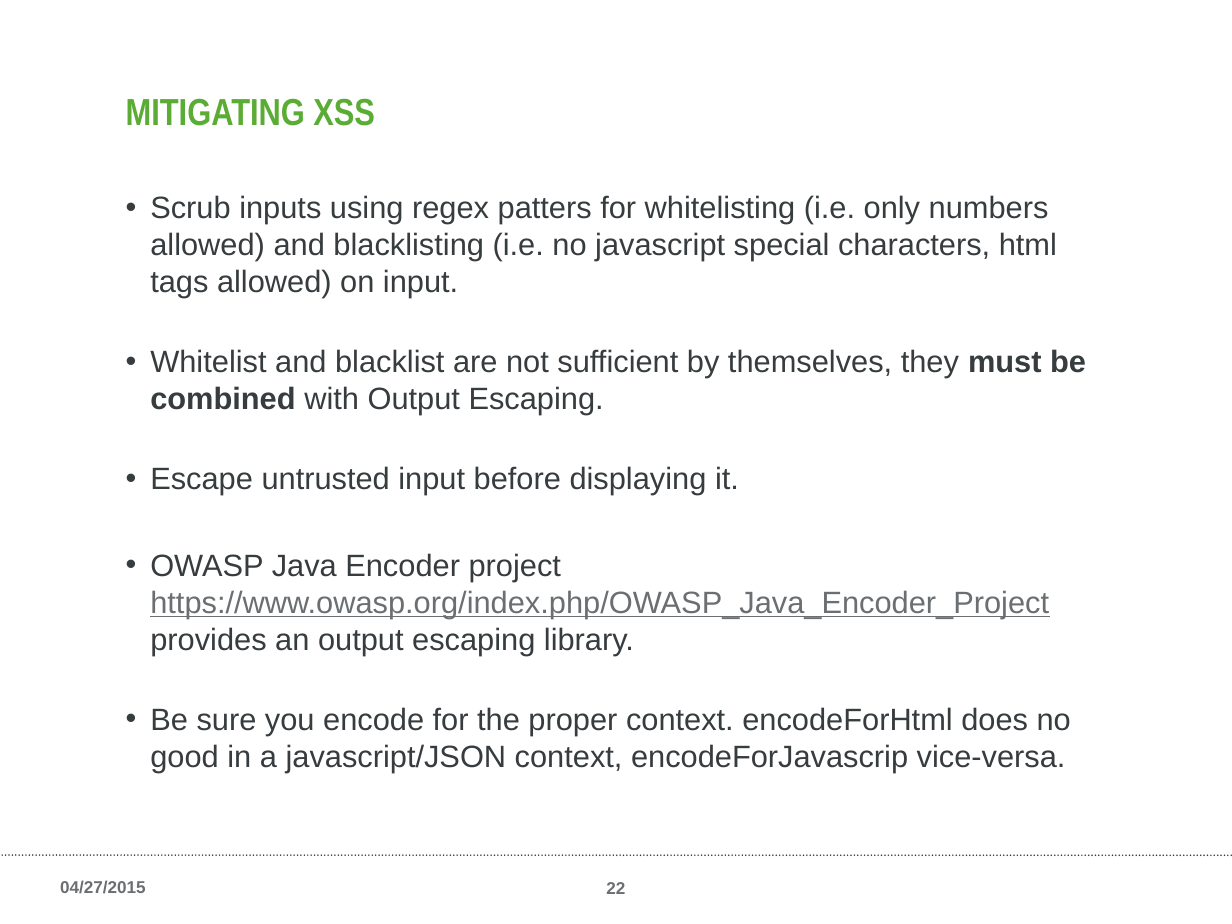
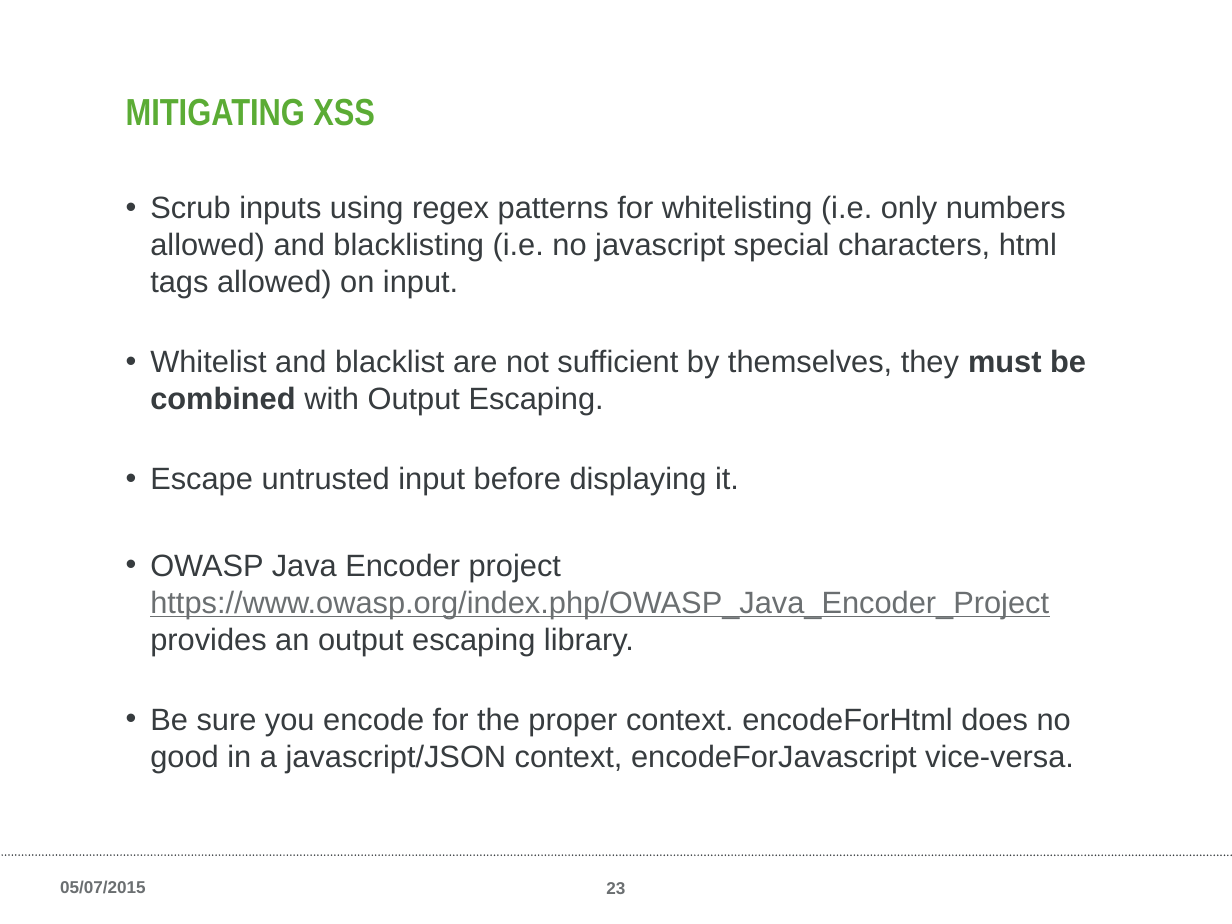
Before and after one commit to tjs1715/black-brd, a slide deck: slide 23 of public/OWASP-2015.pptx (slide 22 before the commit). Drawn at 1232x924 pixels with LibreOffice and Linux fonts; fonts in the diff are those of the drawing; background and template pictures are left out. Boxes give left, top, right and bottom in pixels: in the first picture for what was removed or moved away, otherwise in the second. Text is boxed around its words. In the diff, an @@ line names an element or a change of style, - is before the commit and + after.

```diff
--- a/public/OWASP-2015.pptx
+++ b/public/OWASP-2015.pptx
@@ text at bbox=[150, 195, 1066, 298]: text changed @@
-• Scrub inputs using regex patters for whitelisting (i.e. only numbers allowed) and blacklisting (i.e. no javascript special characters, html tags allowed) on input.
+• Scrub inputs using regex patterns for whitelisting (i.e. only numbers allowed) and blacklisting (i.e. no javascript special characters, html tags allowed) on input.
@@ text at bbox=[150, 707, 1074, 772]: text changed @@
-• Be sure you encode for the proper context. encodeForHtml does no good in a javascript/JSON context, encodeForJavascrip vice-versa.
+• Be sure you encode for the proper context. encodeForHtml does no good in a javascript/JSON context, encodeForJavascript vice-versa.
@@ text at bbox=[60, 880, 145, 894]: text changed @@
-04/27/2015
+05/07/2015
@@ page number at bbox=[606, 882, 625, 894]: text changed @@
-22
+23
```
Also in this commit, not shown: 36 other slides changed, 2 slides added, 1 slide removed, 25 other files.
